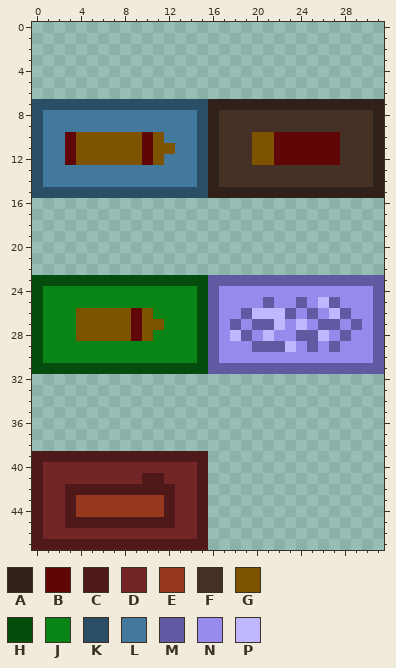
One commit to this pixel-art sprite: Assets/Sprites/ammopacks.png. Above is the file before it was changed.
The file is 32x48 pixels. Colours within 5 levels of each other are drawn and written as one.
Palette (. is transparent): A #2f211a  B #600606  C #4f1919  D #742525  E #96391f  F #453026  G #7e5300  H #054d0d  J #098517  K #2a4e65  L #42799d  M #6159a1  N #968bec  P #c0b8ff
Pixels before, first column x 0:
 7 KKKKKKKKKKKKKKKKAAAAAAAAAAAAAAAA
 8 KLLLLLLLLLLLLLLKAFFFFFFFFFFFFFFA
 9 KLLLLLLLLLLLLLLKAFFFFFFFFFFFFFFA
10 KLLBGGGGGGBGLLLKAFFFGGBBBBBBFFFA
11 KLLBGGGGGGBGGLLKAFFFGGBBBBBBFFFA
12 KLLBGGGGGGBGLLLKAFFFGGBBBBBBFFFA
13 KLLLLLLLLLLLLLLKAFFFFFFFFFFFFFFA
14 KLLLLLLLLLLLLLLKAFFFFFFFFFFFFFFA
15 KKKKKKKKKKKKKKKKAAAAAAAAAAAAAAAA
16 ................................
17 ................................
18 ................................
19 ................................
20 ................................
21 ................................
22 ................................
23 HHHHHHHHHHHHHHHHMMMMMMMMMMMMMMMM
24 HJJJJJJJJJJJJJJHMNNNNNNNNNNNNNNM
25 HJJJJJJJJJJJJJJHMNNNNMNNMNPMNNNM
26 HJJJGGGGGBGJJJJHMNNMPPPMNMNPMNNM
27 HJJJGGGGGBGGJJJHMNMNMMPNPNMMNMNM
28 HJJJGGGGGBGJJJJHMNPMNPNNMMPNMNNM
29 HJJJJJJJJJJJJJJHMNNNMMMPNMNMNNNM
30 HJJJJJJJJJJJJJJHMNNNNNNNNNNNNNNM
31 HHHHHHHHHHHHHHHHMMMMMMMMMMMMMMMM
32 ................................
33 ................................
34 ................................
35 ................................
36 ................................
37 ................................
38 ................................
39 CCCCCCCCCCCCCCCC................
40 CDDDDDDDDDDDDDDC................
41 CDDDDDDDDDCCDDDC................
42 CDDCCCCCCCCCCDDC................
43 CDDCEEEEEEEECDDC................
44 CDDCEEEEEEEECDDC................
45 CDDCCCCCCCCCCDDC................
46 CDDDDDDDDDDDDDDC................
47 CCCCCCCCCCCCCCCC................
After:
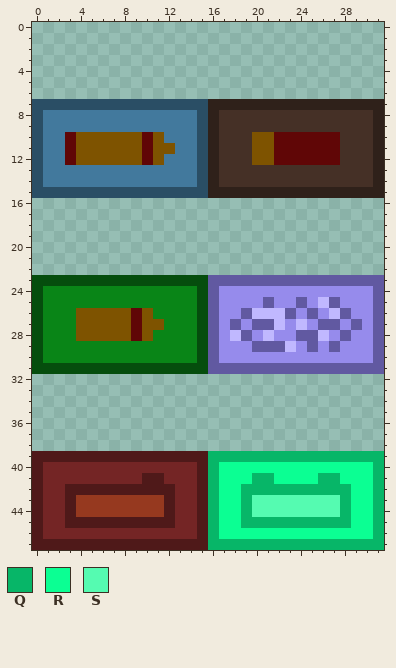
Colours new in this view: Q #07b668  R #0bff93  S #55fbb1
The edit:
{"y":39,"x":16,"old":"................","new":"QQQQQQQQQQQQQQQQ"}
{"y":40,"x":16,"old":"................","new":"QRRRRRRRRRRRRRRQ"}
{"y":41,"x":16,"old":"................","new":"QRRRQQRRRRQQRRRQ"}
{"y":42,"x":16,"old":"................","new":"QRRQQQQQQQQQQRRQ"}
{"y":43,"x":16,"old":"................","new":"QRRQSSSSSSSSQRRQ"}
{"y":44,"x":16,"old":"................","new":"QRRQSSSSSSSSQRRQ"}
{"y":45,"x":16,"old":"................","new":"QRRQQQQQQQQQQRRQ"}
{"y":46,"x":16,"old":"................","new":"QRRRRRRRRRRRRRRQ"}
{"y":47,"x":16,"old":"................","new":"QQQQQQQQQQQQQQQQ"}
